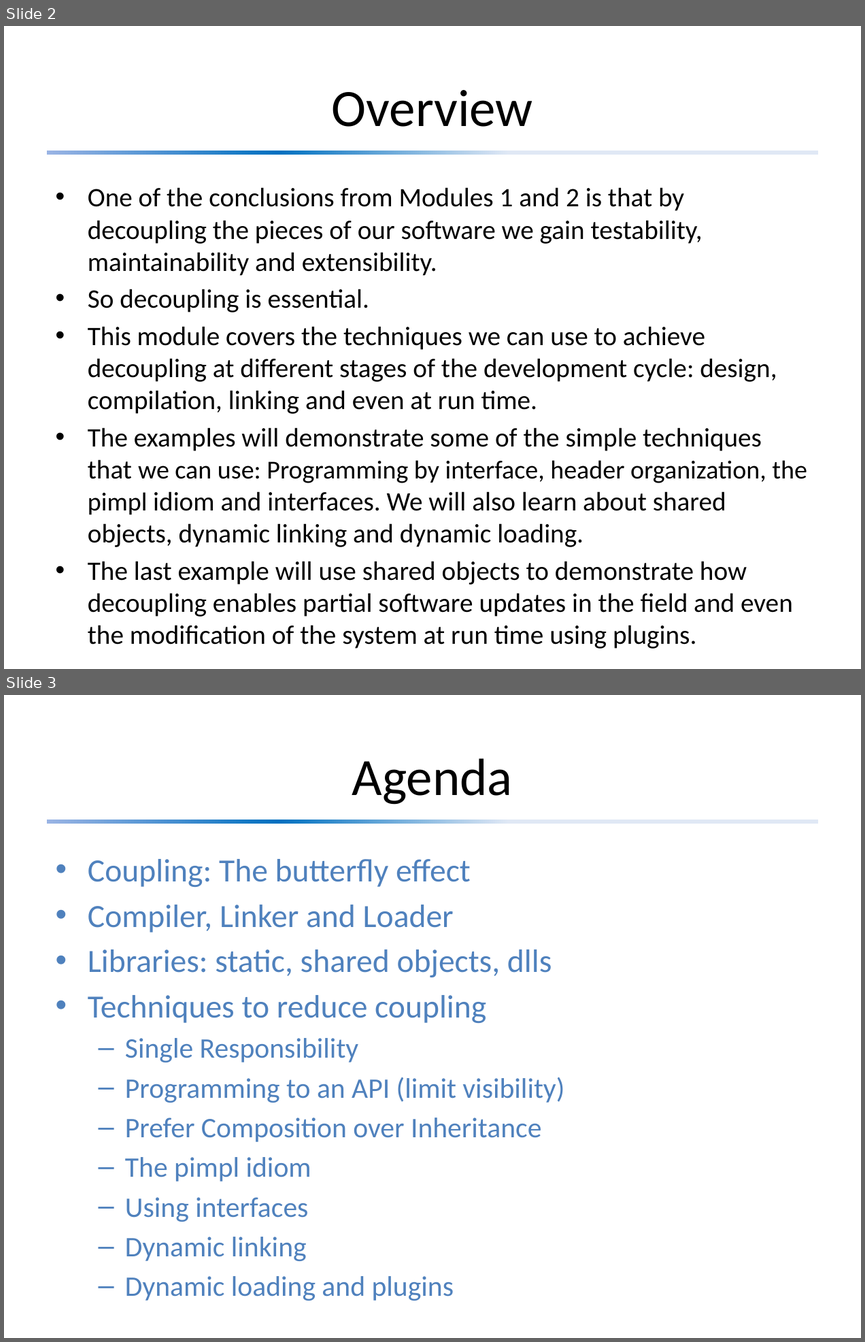
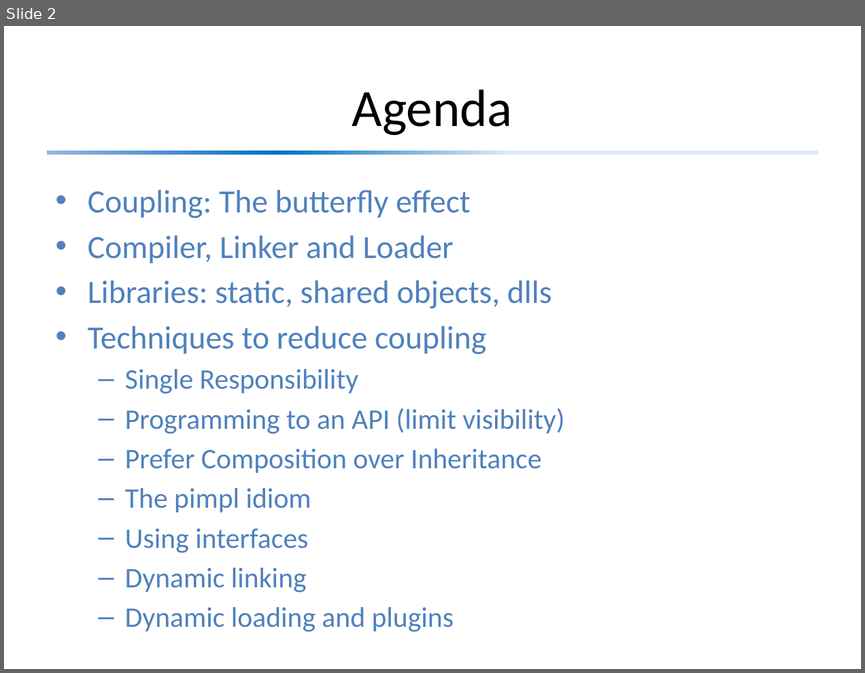
Before and after one commit to david-sackstein/solid-c-cpp, a slide deck: Module 3 - Decoupling Software.pptx. Shown one above the other, each under a label of ours: slides 2 and 3 before the commit, slide 2 after it. The pictures are 865x1342 and 865x673 pixels, drawn with LibreOffice and Linux fonts; fonts in the diff are those of the drawing. Boxes give left, top, right and bottom in pixels: in the first picture for what was removed or moved away, otherwise in the second. Text is boxed around its words. In the diff, an @@ line names an element or a change of style, - is before the commit and + after.

```diff
--- a/Module 3 - Decoupling Software.pptx
+++ b/Module 3 - Decoupling Software.pptx
@@ slide 2 removed at [4, 26, 861, 669], background #FFFFFF; not listed: 1 template element that a slide beside it also shows @@
@@ title removed at [332, 90, 533, 127] @@
-Overview
@@ text removed at [88, 187, 807, 648] @@
-• One of the conclusions from Modules 1 and 2 is that by decoupling the pieces of our software we gain testability, maintainability and extensibility.
-• So decoupling is essential.
-• This module covers the techniques we can use to achieve decoupling at different stages of the development cycle: design, compilation, linking and even at run time.
-• The examples will demonstrate some of the simple techniques that we can use: Programming by interface, header organization, the pimpl idiom and interfaces. We will also learn about shared objects, dynamic linking and dynamic loading.
-• The last example will use shared objects to demonstrate how decoupling enables partial software updates in the field and even the modification of the system at run time using plugins.
@@ what was slide 3 is now slide 2 @@
```
Also in this commit, not shown: 2 slides changed, 2 slides added, 7 other files.
